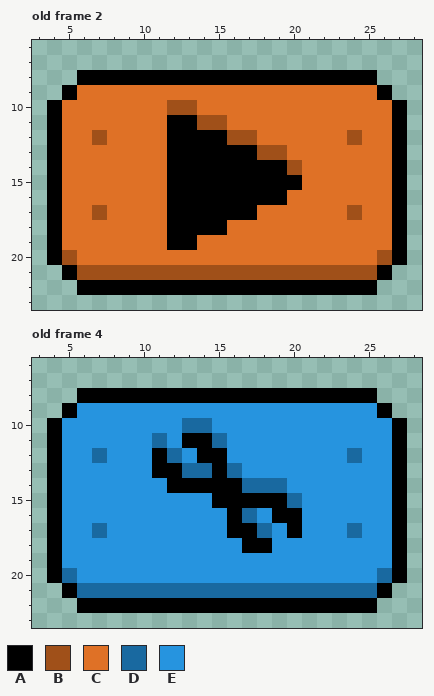
Pixel-art file, stored at assets/P_button.aseprite. Above is the file before it was changed.
32x32 pixels, 4 frames. Shown: old frame 2: x 3..28, y 6..23; old frame 4: x 3..28, y 6..23.
Palette (. is transparent): A #000000  B #a05019  C #df7126  D #1969a0  E #2694df
Pixels before, old frame 2, first column x 4:
 8 ..AAAAAAAAAAAAAAAAAAAA..
 9 .ACCCCCCCCCCCCCCCCCCCCA.
10 ACCCCCCCBBCCCCCCCCCCCCCA
11 ACCCCCCCAABBCCCCCCCCCCCA
12 ACCBCCCCAAAABBCCCCCCBCCA
13 ACCCCCCCAAAAAABBCCCCCCCA
14 ACCCCCCCAAAAAAAABCCCCCCA
15 ACCCCCCCAAAAAAAAACCCCCCA
16 ACCCCCCCAAAAAAAACCCCCCCA
17 ACCBCCCCAAAAAACCCCCCBCCA
18 ACCCCCCCAAAACCCCCCCCCCCA
19 ACCCCCCCAACCCCCCCCCCCCCA
20 ABCCCCCCCCCCCCCCCCCCCCBA
21 .ABBBBBBBBBBBBBBBBBBBBA.
22 ..AAAAAAAAAAAAAAAAAAAA..
Pixels before, old frame 4, first column x 4:
 8 ..AAAAAAAAAAAAAAAAAAAA..
 9 .AEEEEEEEEEEEEEEEEEEEEA.
10 AEEEEEEEEDDEEEEEEEEEEEEA
11 AEEEEEEDEAADEEEEEEEEEEEA
12 AEEDEEEADEAAEEEEEEEEDEEA
13 AEEEEEEAADDADEEEEEEEEEEA
14 AEEEEEEEAAAAADDDEEEEEEEA
15 AEEEEEEEEEEAAAAADEEEEEEA
16 AEEEEEEEEEEEADEAAEEEEEEA
17 AEEDEEEEEEEEAADEAEEEDEEA
18 AEEEEEEEEEEEEAAEEEEEEEEA
19 AEEEEEEEEEEEEEEEEEEEEEEA
20 ADEEEEEEEEEEEEEEEEEEEEDA
21 .ADDDDDDDDDDDDDDDDDDDDA.
22 ..AAAAAAAAAAAAAAAAAAAA..
After the commit:
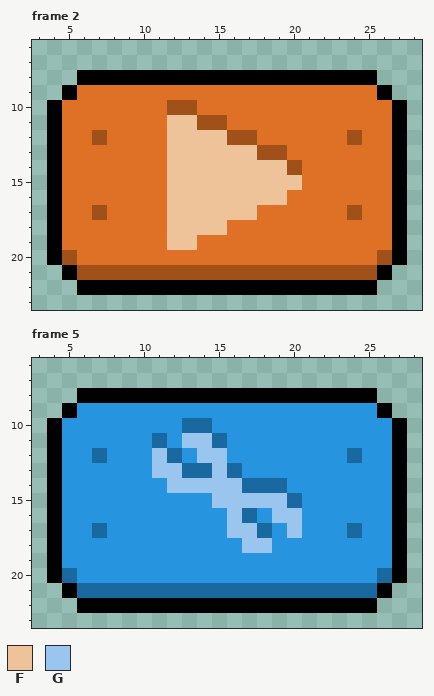
Colours new in this view: F #eec39a  G #9ac5ee
A new or re-ordered frame is compared with the old frame closest to it.
What changed:
frames 4 -> 6
Frame 2 is new; against old frame 2:
y 11: x 12..13 AA -> FF
y 12: x 12..15 AAAA -> FFFF
y 13: x 12..17 AAAAAA -> FFFFFF
y 14: x 12..19 AAAAAAAA -> FFFFFFFF
y 15: x 12..20 AAAAAAAAA -> FFFFFFFFF
y 16: x 12..19 AAAAAAAA -> FFFFFFFF
y 17: x 12..17 AAAAAA -> FFFFFF
y 18: x 12..15 AAAA -> FFFF
y 19: x 12..13 AA -> FF
Frame 5 is new; against old frame 4:
y 11: x 13..14 AA -> GG
y 12: x 11 A -> G; x 14..15 AA -> GG
y 13: x 11..12 AA -> GG; x 15 A -> G
y 14: x 12..16 AAAAA -> GGGGG
y 15: x 15..19 AAAAA -> GGGGG
y 16: x 16 A -> G; x 19..20 AA -> GG
y 17: x 16..17 AA -> GG; x 20 A -> G
y 18: x 17..18 AA -> GG
Changed places in both pictures, as pixel boxes (x1, y1, x2, y2):
changed: (167, 115, 302, 250)
changed: (152, 433, 302, 553)
